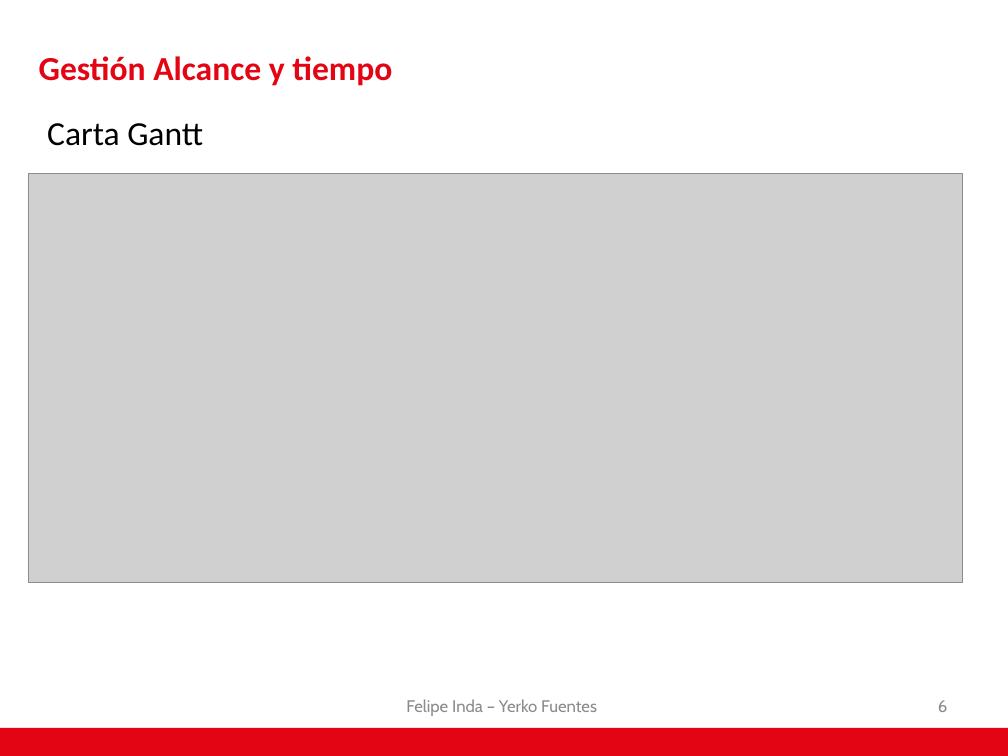
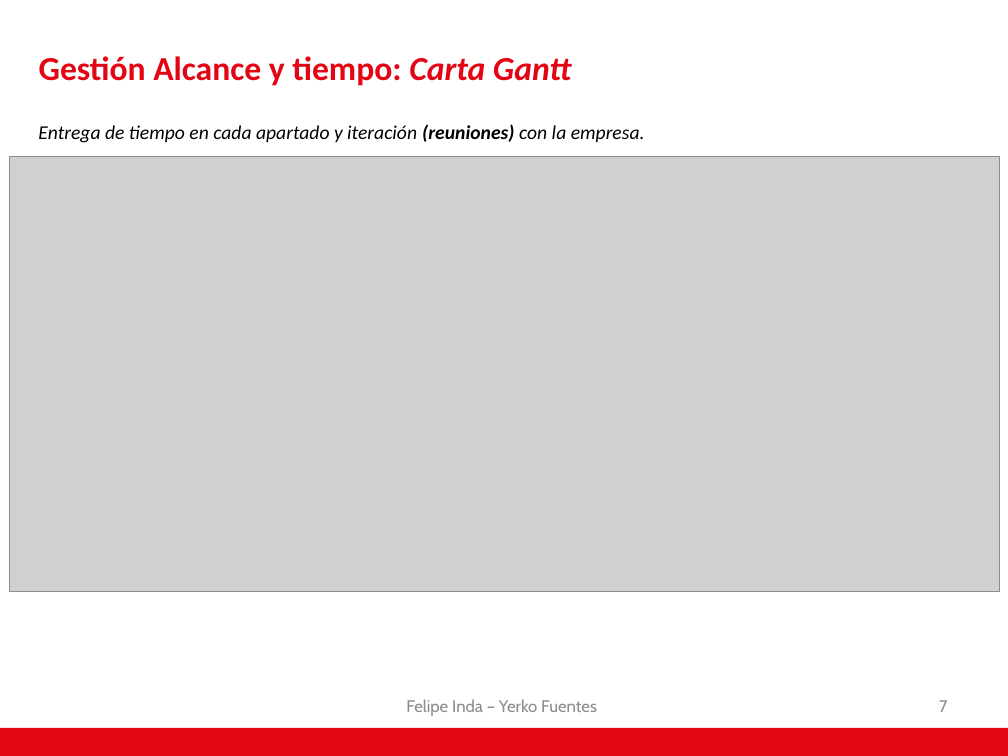
Before and after one commit to AdNNNN/inacap.2019, a slide deck: slide 7 of trabajos.inacap.2019/Preparacion y evaluacion de proyecto (PEP)/Visión artificial para el control vehicular .pptx (slide 6 before the commit). Drawn at 1008x756 pixels with LibreOffice and Linux fonts; fonts in the diff are those of the drawing; grey boxes stand for pictures; background and template pictures are left out. Boxes give left, top, right and bottom in pixels: in the first picture for what was removed or moved away, otherwise in the second. Text is boxed around its words. In the diff, an @@ line names an element or a change of style, - is before the commit and + after.

```diff
--- a/trabajos.inacap.2019/Preparacion y evaluacion de proyecto (PEP)/Visión artificial para el control vehicular .pptx
+++ b/trabajos.inacap.2019/Preparacion y evaluacion de proyecto (PEP)/Visión artificial para el control vehicular .pptx
@@ title at [39,56,572,86]: text changed @@
-Gestión Alcance y tiempo
+Gestión Alcance y tiempo: Carta Gantt
@@ text added at [38,124,645,143], 14 pt, text #000000, italic @@
+Entrega de tiempo en cada apartado y iteración (reuniones) con la empresa.
@@ text removed at [47,123,203,146] @@
-Carta Gantt
@@ picture: place and size @@
-picture at [28,173,962,583]
+picture at [9,157,1000,592]
@@ page number at [939,700,947,712]: text changed @@
-6
+7
```
Also in this commit, not shown: 12 other slides changed, 2 slides added.
